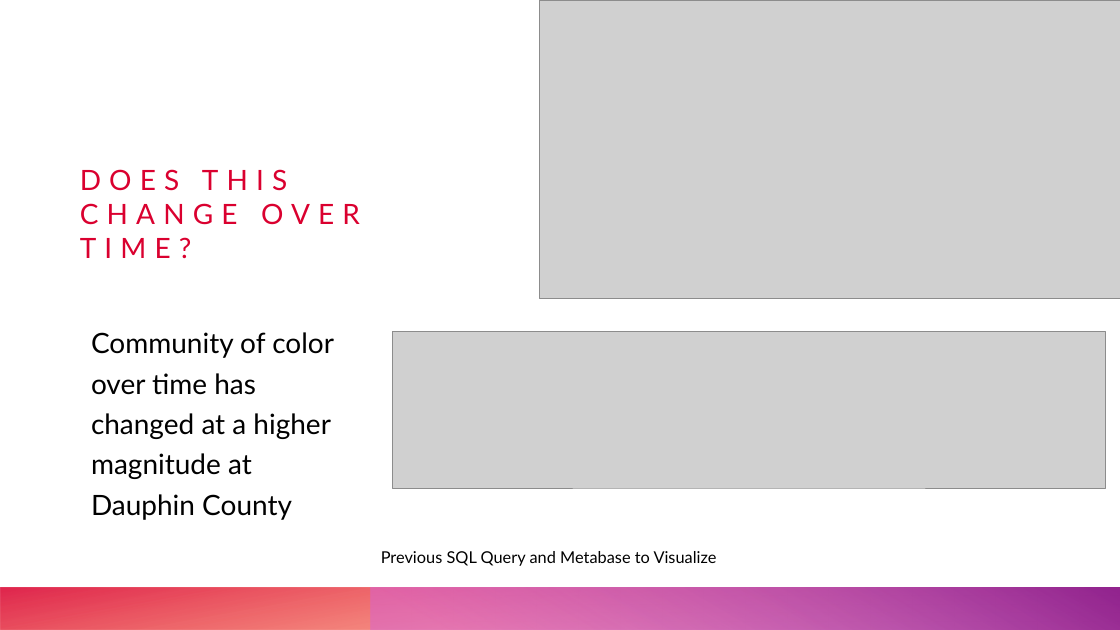
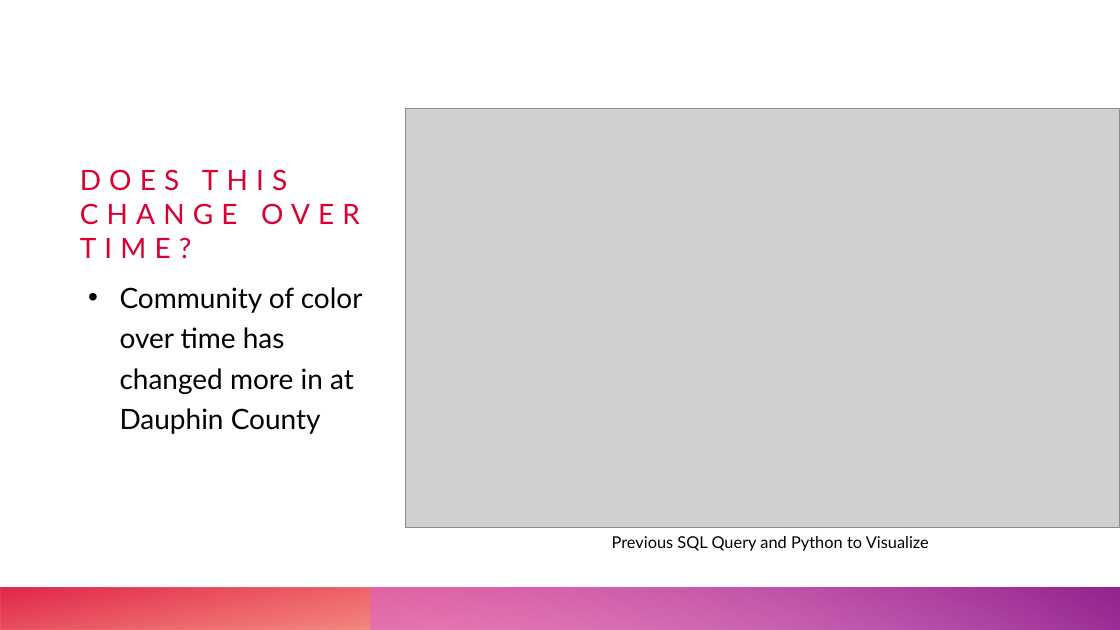
Before and after one commit to diazj2etown-sudo/UrbanHeatIslands, a slide deck: slide 15 of Final Capstone Presentation.pptx (slide 12 before the commit). Drawn at 1120x630 pixels with LibreOffice and Linux fonts; fonts in the diff are those of the drawing; grey boxes stand for pictures. Boxes give left, top, right and bottom in pixels: in the first picture for what was removed or moved away, otherwise in the second. Text is boxed around its words. In the diff, an @@ line names an element or a change of style, - is before the commit and + after.

```diff
--- a/Final Capstone Presentation.pptx
+++ b/Final Capstone Presentation.pptx
@@ picture removed at (x1=539, y1=0, x2=1120, y2=298) @@
@@ picture added at (x1=406, y1=108, x2=1120, y2=528) @@
@@ text at (x1=120, y1=287, x2=363, y2=434): text changed @@
-Community of color over time has changed at a higher magnitude at Dauphin County
+• Community of color over time has changed more in at Dauphin County
@@ picture removed at (x1=393, y1=332, x2=1106, y2=488) @@
@@ text at (x1=612, y1=536, x2=929, y2=551): text changed @@
-Previous SQL Query and Metabase to Visualize
+Previous SQL Query and Python to Visualize
```
Also in this commit, not shown: 9 other slides changed, 3 slides added, 2 slides removed.
